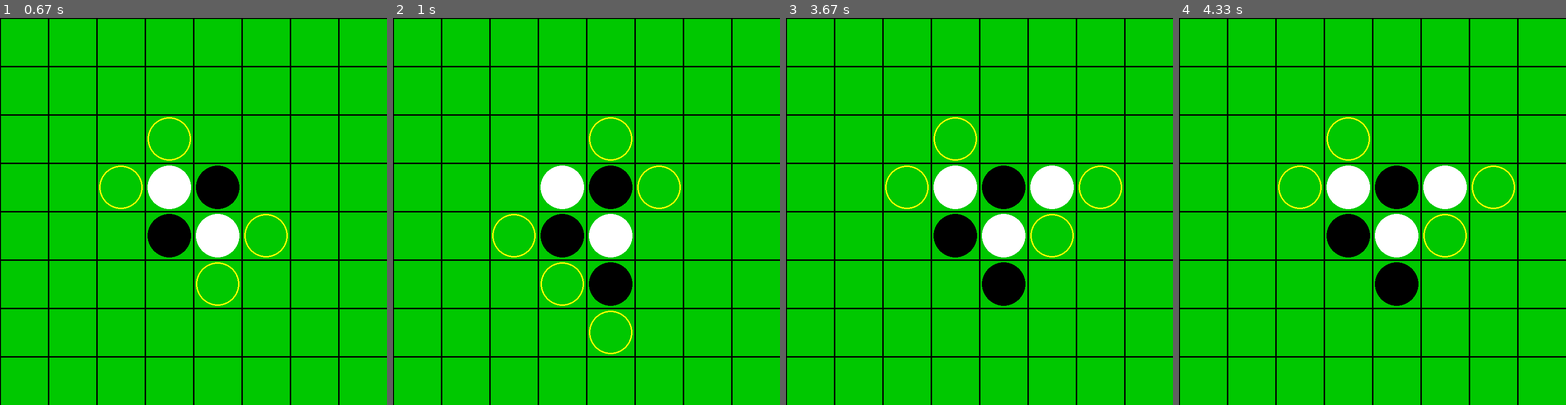
Above: before the commit, frames 1-4 (left to right).
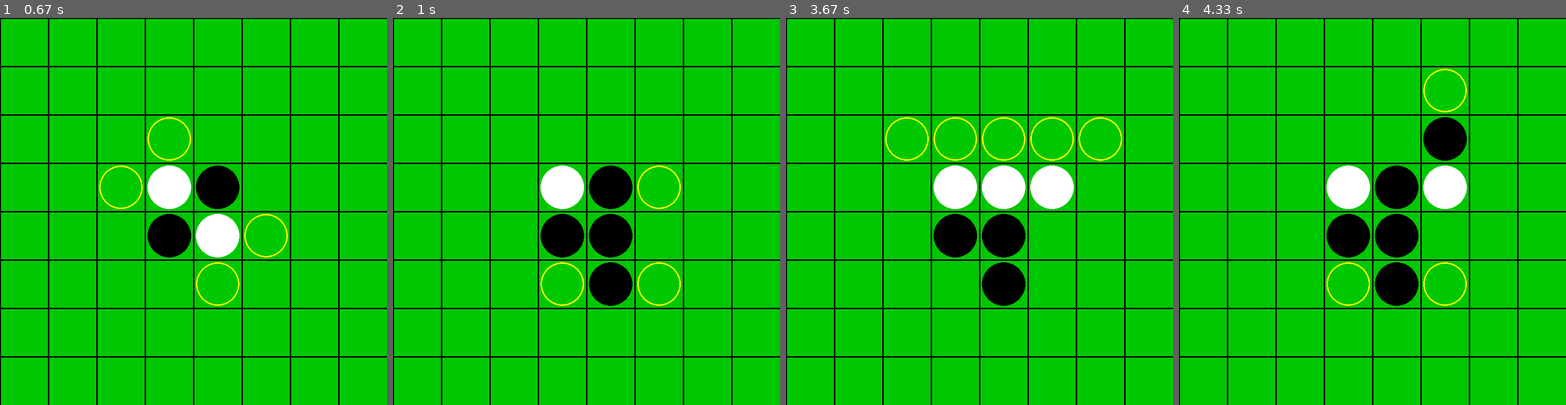
Above: after the commit, the same moments.

Repository: Yuki-Hideo/pygame-othello
Game: pygame game, started from main.py
The game is run twice, just before and just after one commit, with the same random seed, the same clock (stepped at 60 frames per second) and the same inputs.
Inputs (mouse positions are in pixels of both pictures, inside the frame that each line leads up to):
- Up to frame 1 (0.67 s): click (193, 211) at 0.38 s
- Up to frame 2 (1 s): click (625, 296) at 0.72 s
- Up to frame 3 (3.67 s): click (1056, 180) at 3.55 s
- Up to frame 4 (4.33 s): click (1453, 141) at 4.22 s

Frame 1 is identical in both runs. In frame 2, 1.5% of the frame differs, in the area x 25-75%, y 25-87%; in frame 3, 2.8%, in the area x 25-87%, y 25-62%; in frame 4, 2.8%.

Commit message:
create judge winner

Diff:
--- a/main.py
+++ b/main.py
@@ -47,6 +47,20 @@
                                 break
     return valid_position_list
 
+# 石をひっくり返す
+def flip_pieces(col, row):
+    for vx, vy in vec_table:
+        flip_list = []
+        x = vx + col
+        y = vy + row
+        while 0 <= x < square_num and 0 <= y < square_num and board[y][x] == -player:
+            flip_list.append((x, y))
+            x += vx
+            y += vy
+            if 0 <= x < square_num and 0 <= y < square_num and board[y][x] == player:
+                for flip_x, flip_y in flip_list:
+                    board[flip_y][flip_x] = player
+
 
 
 #=======================================================================================================================================================
@@ -98,7 +112,16 @@
     (1, 1)      # 右下
 ]
 
-
+game_over = False
+pass_num = 0
+
+# フォントの設定
+font = pygame.font.SysFont(None, 100, bold=False, italic=False)
+
+black_win_surface = font.render("Black Win!", False, BLACK, RED)
+white_win_surface = font.render("White Win!", False, WHITE, RED)
+draw_surface = font.render("Draw...", False, BLUE, RED)
+reset_surface = font.render("Click to reset!", False, BLACK, RED)
 
 
 #メインループ=============================================================================================================================================================================================
@@ -121,7 +144,31 @@
     for x, y in vaalid_position_list:
         pygame.draw.circle(screen, YELLOW, (x * square_size + 50,  y * square_size + 50), 45, 3)
 
-
+    # 石を置ける場所がない場合、パス
+    if len(vaalid_position_list) < 1:
+        player *= -1
+        pass_num += 1
+
+    # ゲームオーバー判定
+    if pass_num > 1:
+        pass_num = 2
+        game_over = True
+
+    # 勝敗判定
+    black_num = 0
+    white_num = 0
+    if game_over:
+        black_num = sum(row.count(1) for row in board)
+        white_num = sum(row.count(-1) for row in board)
+
+        if black_num > white_num:
+            screen.blit(black_win_surface, (230, 200))
+        elif black_num < white_num:
+            screen.blit(white_win_surface, (230, 200))
+        else:
+            screen.blit(draw_surface, (230, 200))
+
+        screen.blit(reset_surface, (180, 400))
 
 
 
@@ -136,17 +183,33 @@
                 run = False
         # マウスクリック
         if event.type == pygame.MOUSEBUTTONDOWN:
-            mx, my = pygame.mouse.get_pos()
-            x = mx // square_size
-            y = my // square_size
-            if board[y][x] == 0 and (x, y) in vaalid_position_list:
-
-                # 石をひっくり返す
-
-
-
-                board[y][x] = player
-                player *= -1
+            if game_over == False:
+                mx, my = pygame.mouse.get_pos()
+                x = mx // square_size
+                y = my // square_size
+                if board[y][x] == 0 and (x, y) in vaalid_position_list:
+
+                    # 石をひっくり返す
+                    flip_pieces(x, y)
+                    board[y][x] = player
+                    player *= -1
+                    pass_num = 0
+
+            else:
+                board = [
+                    [0, 0, 0, 0, 0, 0, 0, 0],
+                    [0, 0, 0, 0, 0, 0, 0, 0],
+                    [0, 0, 0, 0, 0, 0, 0, 0],
+                    [0, 0, 0, -1, 1, 0, 0, 0],
+                    [0, 0, 0, 1, -1, 0, 0, 0],
+                    [0, 0, 0, 0, 0, 0, 0, 0],
+                    [0, 0, 0, 0, 0, 0, 0, 0],
+                    [0, 0, 0, 0, 0, 0, 0, 0]
+                ]
+                player = 1
+                game_over = False
+                pass_num = 0
+
 
     # 更新
     pygame.display.update()
